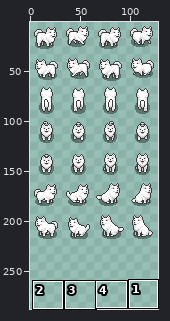
A pixel-art file gets an edit: aseprite/dogs/samoyed-dog.aseprite. Above, an overview of the earlier version with the close-up marked.
Close-up. As it was:
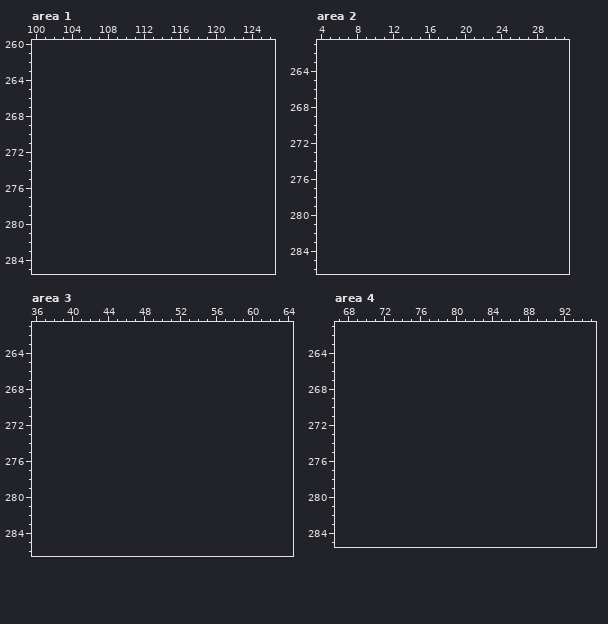
128x224 pixels, 1 frame. Shown: area 1: x 100..126, y 260..285; area 2: x 4..31, y 261..286; area 3: x 36..64, y 261..286; area 4: x 67..95, y 261..285. The old version is drawn lined up with the new one, on the new canvas. The wide view leaves out empty margins. The commit also changed other parts of the picture, which this record leaves out.
The same view after the edit:
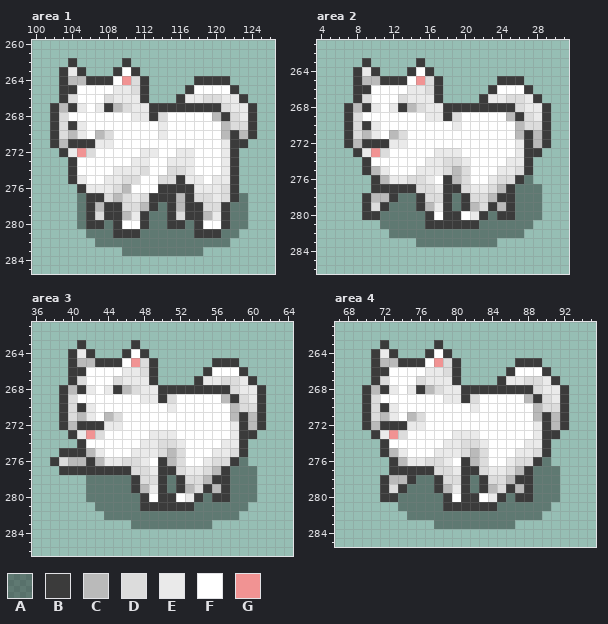
Palette (. is transparent): A #0000005d  B #3b3b3b  C #bababa  D #dcdcdc  E #eaeaea  F #ffffff  G #f19393
The edit:
canvas 128x224 -> 128x288
--- area 1
@@ x 100..126 @@
 261 ...........................
-262 ...........................
-263 ...........................
-264 ...........................
-265 ...........................
-266 ...........................
-267 ...........................
-268 ...........................
-269 ...........................
-270 ...........................
-271 ...........................
-272 ...........................
-273 ...........................
-274 ...........................
-275 ...........................
-276 ...........................
-277 ...........................
-278 ...........................
-279 ...........................
-280 ...........................
-281 ...........................
-282 ...........................
-283 ...........................
+262 ....B.....B................
+263 ...BEB...BFB...............
+264 ...BCCBBBFGDB.....BBBB.....
+265 ...BBFFFFEEDB....BFFFFB....
+266 ...BDFFFDEEEB...BEEDDEEB...
+267 ..BCBEFEBCDEEBBBBBBBBDEEB..
+268 ..BDFFFFFFFEEBDFFFFFCBDEB..
+269 ..BDBEFFFFFFFFEFFFFFFCDDB..
+270 ..BDCEFCDFFFFFEFFFFFFCBCB..
+271 ..BCBBBEEFFFFFFFFFFFFEBB...
+272 ...BEGDFFFFFEEFFEEFFFEB....
+273 ....BFFFFFFEEFFEEEFFFEB....
+274 ....BFFFFEEEDFFDDEFFFEB....
+275 ....BEFFEEDDFFDDBEEFEEB....
+276 .....BEEEDCFFFBBBBEEEDB....
+277 .....ABBDCDEDBBBCBDDEDBA...
+278 .....ABCBBDDCBABCBBDDBAA...
+279 .....ABDBBCEBAABDBBCEBAA...
+280 .....ABBABFFBAABBABFFBAA...
+281 ......AAABBBAAAAAABBBAA....
+282 .......AAAAAAAAAAAAAAA.....
+283 ..........AAAAAAAAA........
 284 ...........................
--- area 2
@@ x 4..31 @@
 262 ............................
-263 ............................
-264 ............................
-265 ............................
-266 ............................
-267 ............................
-268 ............................
-269 ............................
-270 ............................
-271 ............................
-272 ............................
-273 ............................
-274 ............................
-275 ............................
-276 ............................
-277 ............................
-278 ............................
-279 ............................
-280 ............................
-281 ............................
-282 ............................
-283 ............................
+263 .....B.....B................
+264 ....BEB...BFB...............
+265 ....BCCBBBFGDB......BBB.....
+266 ....BBFFFFEEDB.....BFFFB....
+267 ....BDFFFDEEEB....BEEDDEB...
+268 ...BCBEFEBCDEEBBBBBBBBDEEB..
+269 ...BDFFFFFFFEEBDFFFFFCBDEB..
+270 ...BDBEFFFFFFFFEFFFFFFCDDB..
+271 ...BDCEFCDFFFFFFFFFFFFCBCB..
+272 ...BCBBBEEFFFFFFFFFFFFEBCB..
+273 ....BEGDFFFFFEEEFFFFFFEBB...
+274 .....BFFFFFFEEDDEFFFFEEB....
+275 .....BCEFFFEEEDCDFFFEEDB....
+276 ......BCEEDDEFBCDFFEDDBA....
+277 ......BBBBBDDEBBDEEDCBAAA...
+278 .....BCCBAABDDBABDDCBBAAA...
+279 .....BDBAAABCEBABCDBCBAAA...
+280 .....BBAAAAABFBBFEBABBAAA...
+281 .......AAAAABBBBBBAAAAAA....
+282 ........AAAAAAAAAAAAAAA.....
+283 ...........AAAAAAAAA........
 284 ............................
--- area 3
@@ x 36..64 @@
 262 .............................
-263 .............................
-264 .............................
-265 .............................
-266 .............................
-267 .............................
-268 .............................
-269 .............................
-270 .............................
-271 .............................
-272 .............................
-273 .............................
-274 .............................
-275 .............................
-276 .............................
-277 .............................
-278 .............................
-279 .............................
-280 .............................
-281 .............................
-282 .............................
-283 .............................
+263 .....B.....B.................
+264 ....BEB...BFB................
+265 ....BCCBBBFGDB......BBB......
+266 ....BBFFFFEEDB.....BFFFB.....
+267 ....BDFFFDEEEB....BEEDDEB....
+268 ...BCBEFEBCDEEBBBBBBBBDEEB...
+269 ...BDFFFFFFFEEBDFFFFFCBDEB...
+270 ...BDBEFFFFFFFFEFFFFFFCDDB...
+271 ...BDCEFCDFFFFFFFFFFFFCBCB...
+272 ...BCBBBEEFFFFFFFFFFFFEBCB...
+273 ....BEGDFFFFFEEEFFFFFFEBB....
+274 .....BFFFFFFEEDDEFFFFEEB.....
+275 ...BBBCEFFFEEEDCDFFFEEDB.....
+276 ..BDCCBCEEDDEFBCDFFEDDBA.....
+277 ...BBBBBBBBDDEBBDEEDCBAAA....
+278 ......AAAAABDDBABDDCBBAAA....
+279 ......AAAAABCEBABCDBCBAAA....
+280 ......AAAAAABFBBFEBABBAAA....
+281 .......AAAAABBBBBBAAAAAA.....
+282 ........AAAAAAAAAAAAAAA......
+283 ...........AAAAAAAAA.........
 284 .............................
--- area 4
@@ x 67..95 @@
 262 .............................
-263 .............................
-264 .............................
-265 .............................
-266 .............................
-267 .............................
-268 .............................
-269 .............................
-270 .............................
-271 .............................
-272 .............................
-273 .............................
-274 .............................
-275 .............................
-276 .............................
-277 .............................
-278 .............................
-279 .............................
-280 .............................
-281 .............................
-282 .............................
-283 .............................
+263 .....B.....B.................
+264 ....BEB...BFB................
+265 ....BCCBBBFGDB......BBB......
+266 ....BBFFFFEEDB.....BFFFB.....
+267 ....BDFFFDEEEB....BEEDDEB....
+268 ...BCBEFEBCDEEBBBBBBBBDEEB...
+269 ...BDFFFFFFFEEBDFFFFFCBDEB...
+270 ...BDBEFFFFFFFFEFFFFFFCDDB...
+271 ...BDCEFCDFFFFFFFFFFFFCBCB...
+272 ...BCBBBEEFFFFFFFFFFFFEBCB...
+273 ....BEGDFFFFFEEEFFFFFFEBB....
+274 .....BFFFFFFEEDDEFFFFEEB.....
+275 .....BCEFFFEEEDCDFFFEEDB.....
+276 ......BCEEDDEFBCDFFEDDBA.....
+277 ......BBBBBDDEBBDEEDCBAAA....
+278 .....BCCBAABDDBABDDCBBAAA....
+279 .....BDBAAABCEBABCDBCBAAA....
+280 .....BBAAAAABFBBFEBABBAAA....
+281 .......AAAAABBBBBBAAAAAA.....
+282 ........AAAAAAAAAAAAAAA......
+283 ...........AAAAAAAAA.........
 284 .............................
Pixel boxes of the changes (left, top, right, bottom) in both close-ups:
added: (50, 58, 257, 256)
added: (344, 58, 551, 247)
added: (50, 340, 266, 529)
added: (362, 340, 569, 529)
